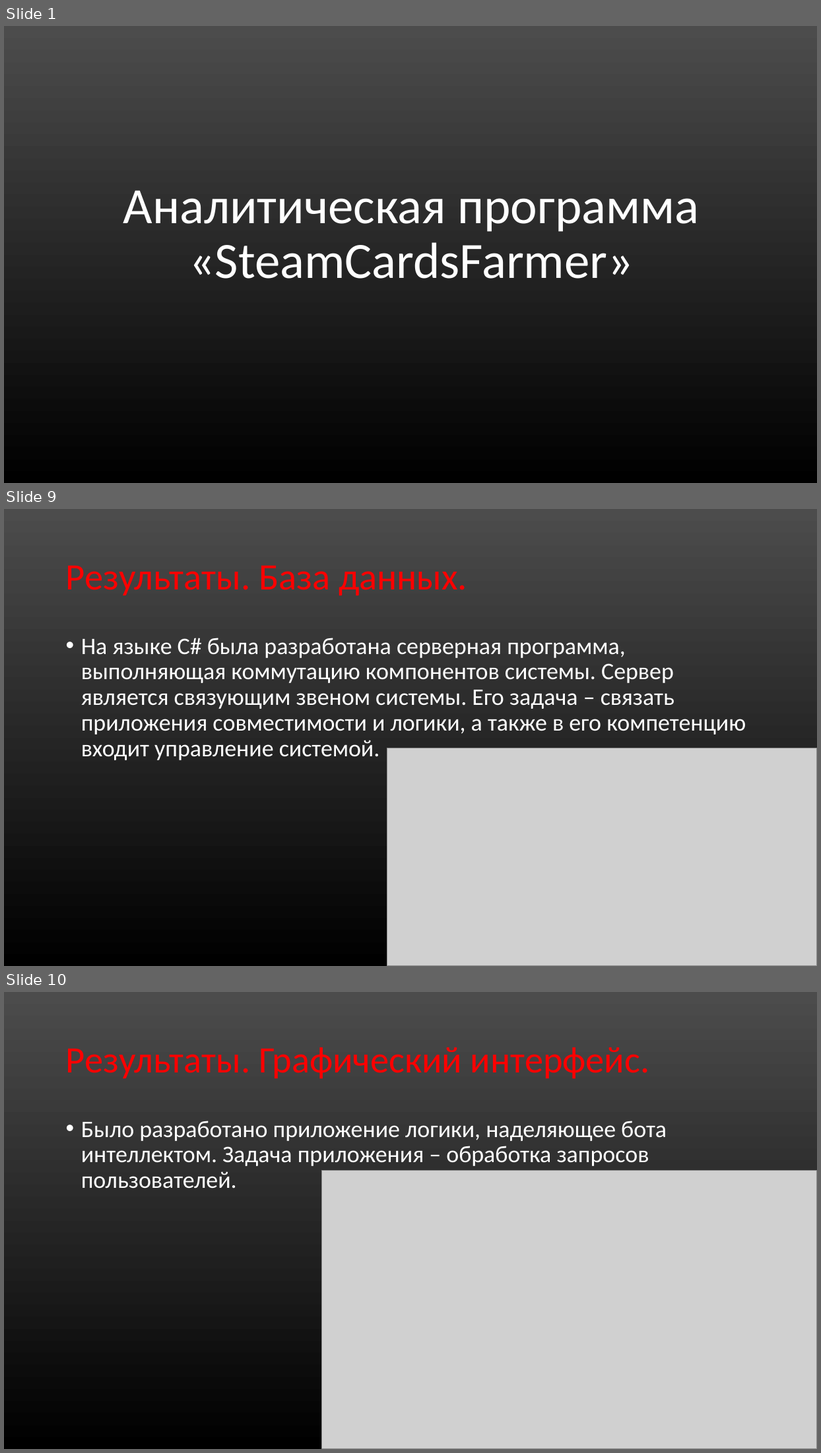
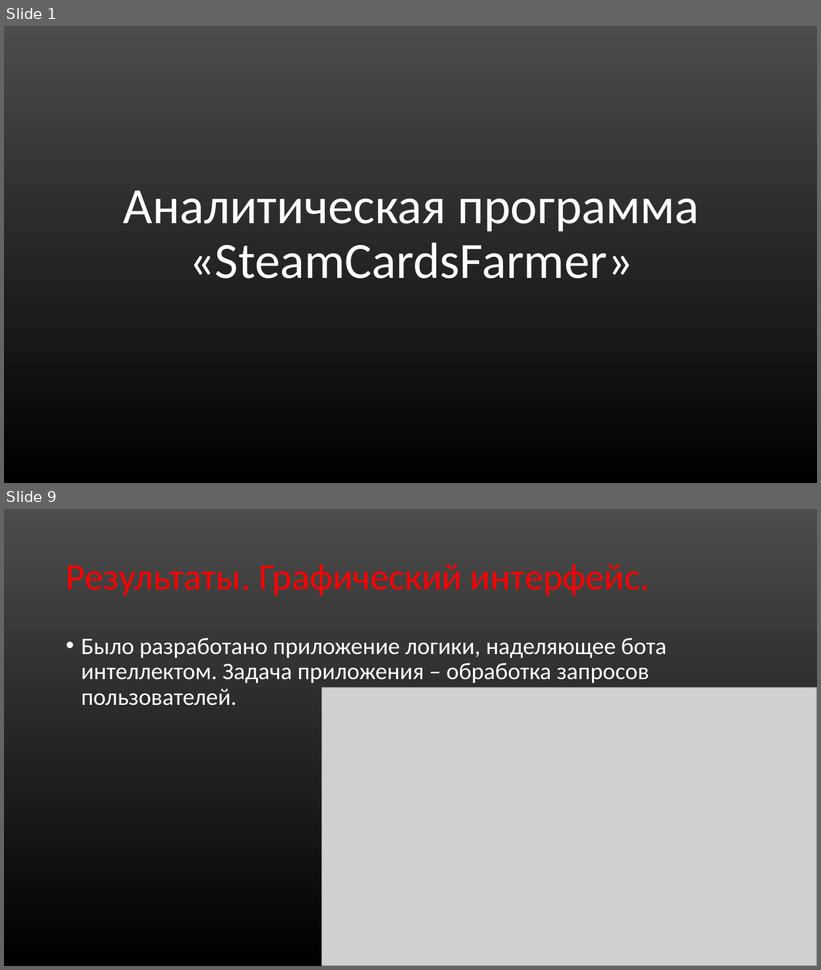
Before and after one commit to Mr-Dm1try/SteamCardsFarmer, a slide deck: Презентация_Помойки.ppt. Shown one above the other, each under a label of ours: slides 1, 9 and 10 before the commit, slides 1 and 9 after it; the slides between them are not shown. The pictures are 821x1453 and 821x970 pixels, drawn with LibreOffice and Linux fonts; fonts in the diff are those of the drawing; grey boxes stand for pictures. Boxes give left, top, right and bottom in pixels: in the first picture for what was removed or moved away, otherwise in the second. Text is boxed around its words. In the diff, an @@ line names an element or a change of style, - is before the commit and + after.

```diff
--- a/Презентация_Помойки.ppt
+++ b/Презентация_Помойки.ppt
@@ slide 9 removed at (4,509,817,966), background gradient #4C4C4C to #000000 @@
@@ title removed at (66,565,467,596) @@
-Результаты. База данных.
@@ text removed at (81,638,746,760) @@
-• На языке C# была разработана серверная программа, выполняющая коммутацию компонентов системы. Сервер является связующим звеном системы. Его задача – связать приложения совместимости и логики, а также в его компетенцию входит управление системой.
@@ picture removed at (387,749,816,966) @@
@@ what was slide 10 is now slide 9 @@
```
Also in this commit, not shown: 8 slides changed, 2 slides added, 2 other slides removed.
